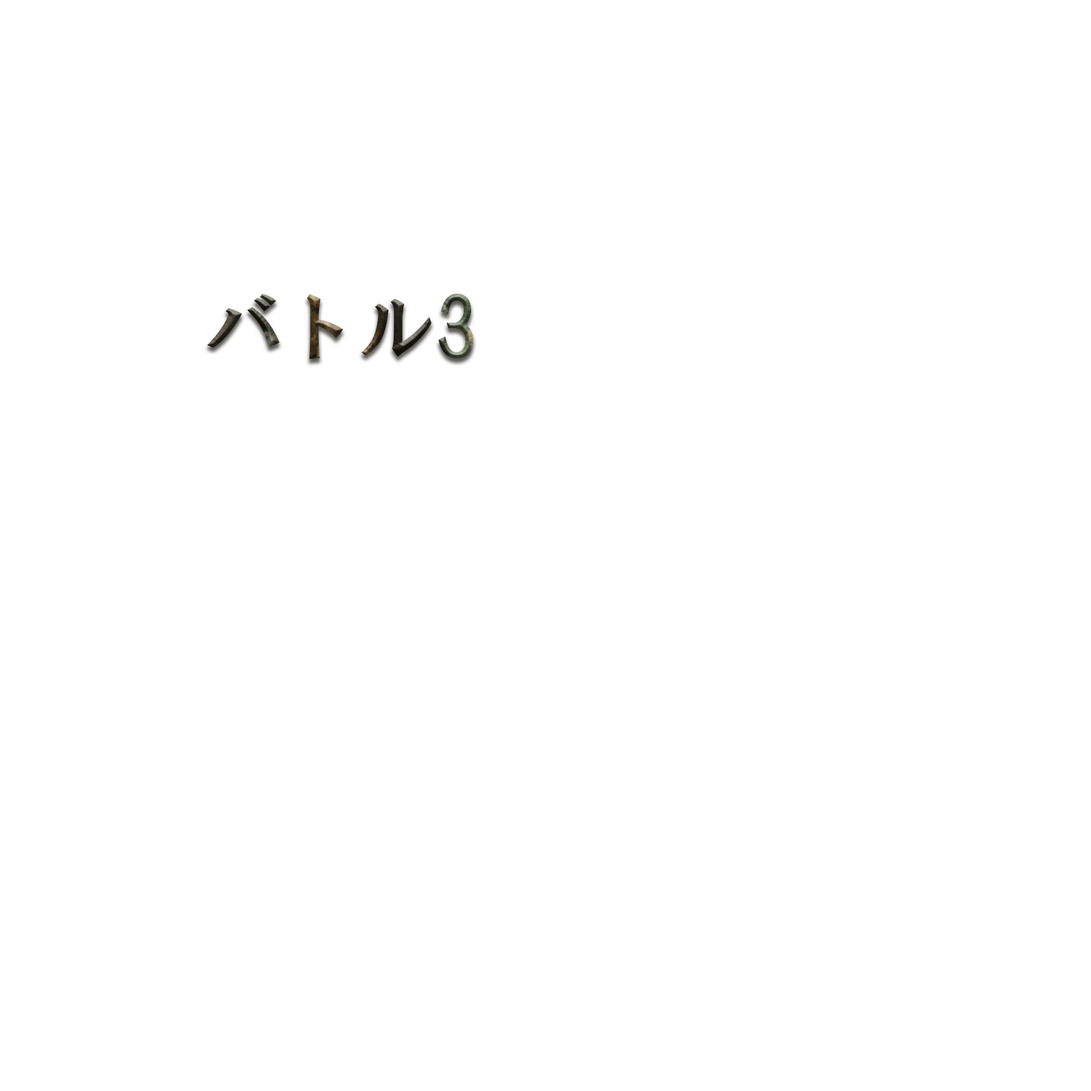
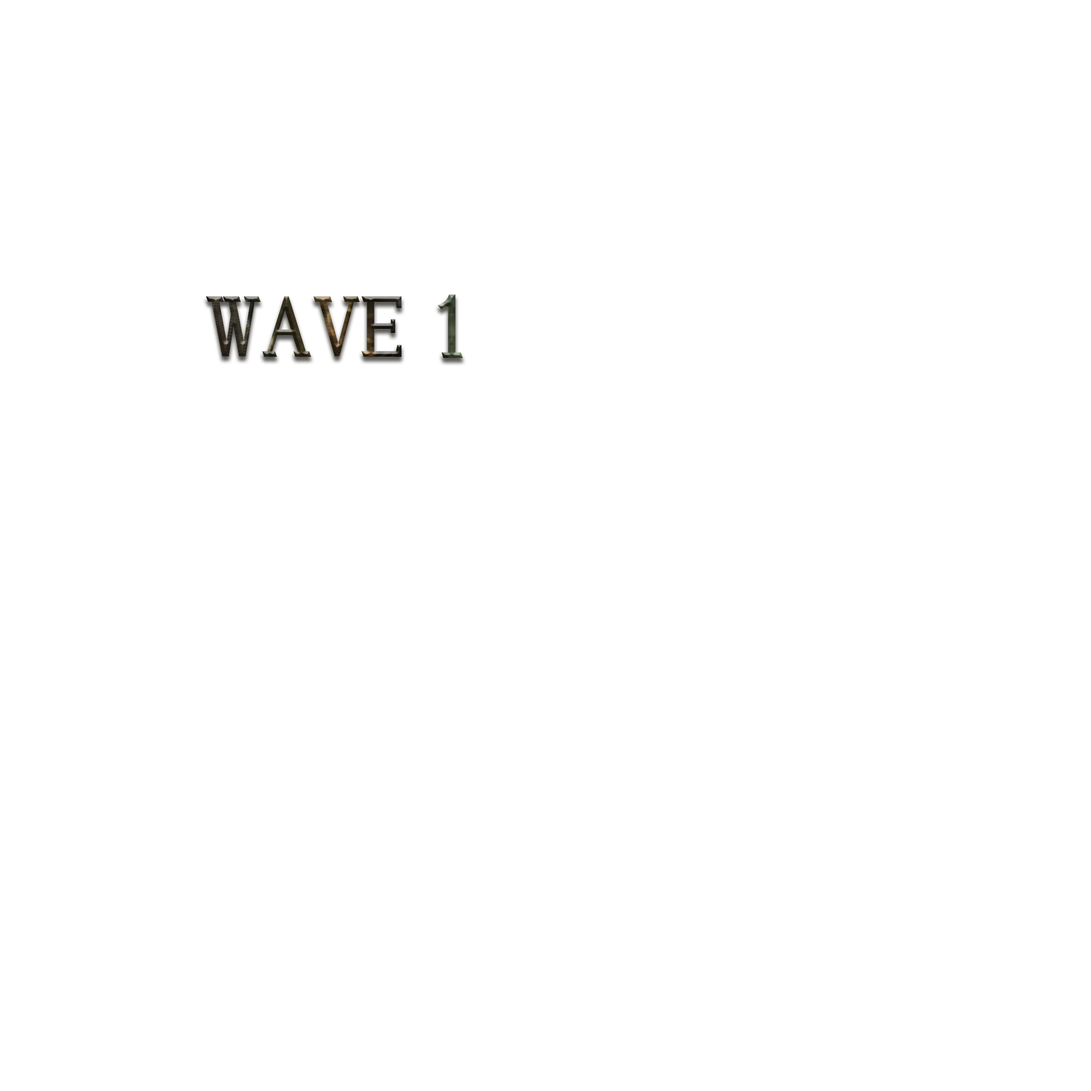
Revision of a layered 1091×1091 image; what changed, layer by layer:
renamed "バトル3" to "WAVE 1", painted on it over (205, 293, 474, 360)
